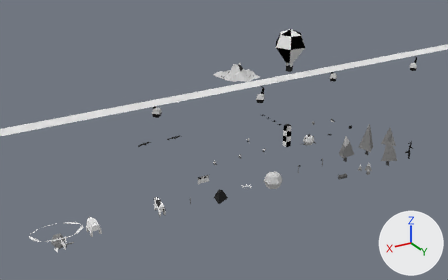
A saved change to the Blender file assets/models.blend.
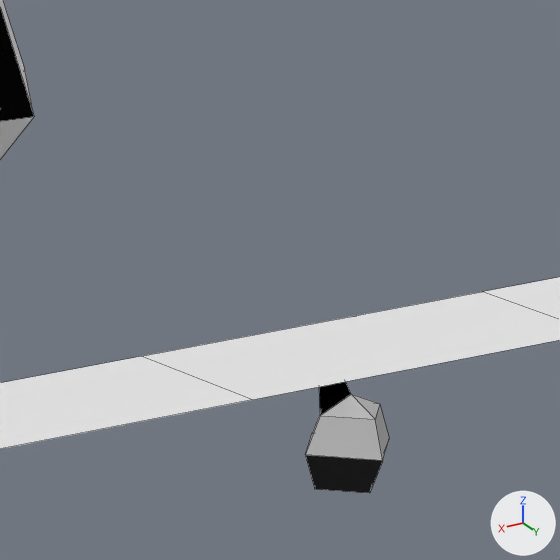
The first picture shows the older version from a 50 mm camera at (155.1, 144.6, 90.4) aimed at (45.7, -37.7, -0.8). The close-ups show both versions on the part from 67% to 79% of the width and 13% to 31% of the height of that picture; other places that the commit changed are outside them. The lights are fixed; the arrows at lower right show +X, +Y and +Z. The close-ups show mesh edges as thin lines.

The scene before the commit, as lines of its bpy script (objects in view):
```python
me_cube_013 = bpy.data.meshes.new('Cube.013')
me_cube_013.from_pydata(...)  # 27 vertices, 25 faces; spans x -4.65..4.65, y -4.23..4.23, z 8.63..20.67
# faces by material slot: [2, 5, 9, 9]
me_cube_013.materials.append(mat_invisible)  # white #e7e7e7
me_cube_013.materials.append(mat_shades)  # black #2c2c2c
me_cube_013.materials.append(mat_white_paint)  # white #e7e7e7
me_cube_013.materials.append(mat_red_paint)  # black #070707
me_plane_001 = bpy.data.meshes.new('Plane.001')
me_plane_001.from_pydata(...)  # 94 vertices, 72 faces; spans x -128.0..128.0, y -5.0..5.0, z 12.0..18.0
# faces by material slot: [12, 20, 32, 8]
me_plane_001.materials.append(mat_invisible)  # white #e7e7e7
me_plane_001.materials.append(mat_shades)  # black #2c2c2c
me_plane_001.materials.append(mat_snow)  # light grey #cfcfcf
me_plane_001.materials.append(mat_flag)  # black #020202
ob_balloon = bpy.data.objects.new('balloon', me_cube_013)
ob_balloon.location = (0.0, -60.0, 0.0)
ob_balloon.scale = (1.5, 1.5, 1.5)
ob_cabins = bpy.data.objects.new('cabins', me_plane_001)
ob_cabins.location = (0.0, -40.0, 0.0)
```
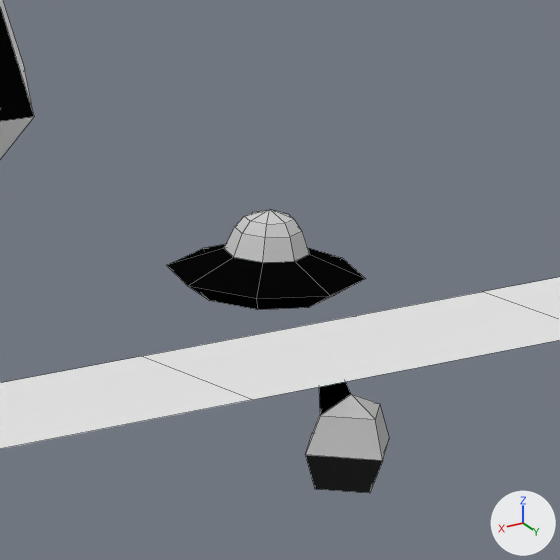
Boxes (x1, y1, x2, y2) around the edits, measured in the close-ups (560 x 560 px):
'ufo', added
    after: (167, 210, 366, 310)
    faces in mat_red_paint (black #070707): (167, 244, 366, 310)
    faces in mat_snow (light grey #cfcfcf): (224, 210, 310, 263)

The change in detail:
Mesh me_sphere_003 is new.
It has 42 vertices, 48 faces and spans x -3.9..3.9, y -3.9..3.9, z 12.93..16.53.
Faces by material slot: [24, 24].
It uses material mat_red_paint (black #070707).
It uses material mat_snow (light grey #cfcfcf).
Object 'ufo' (ob_ufo) is new; it shows me_sphere_003.
Its location is (-20.0, -60.0, 0.0).
